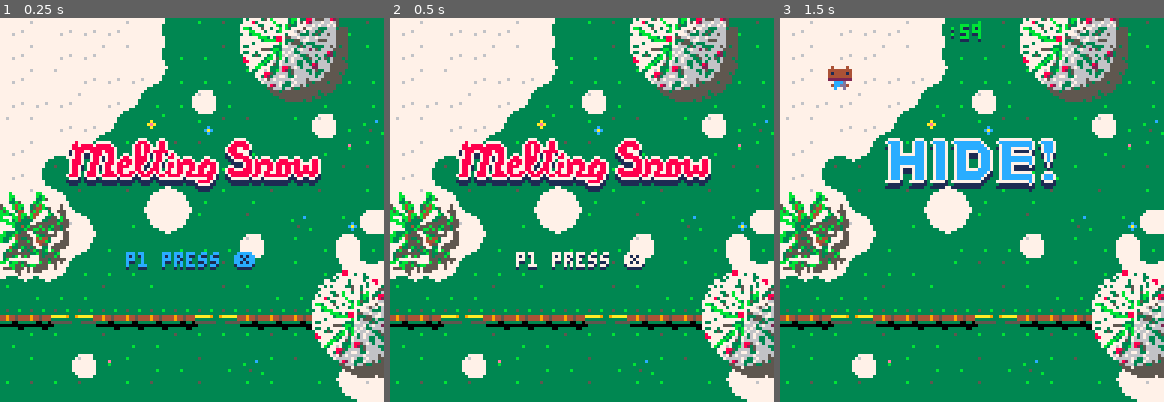
Above: before the commit, frames 1-3 (left to right).
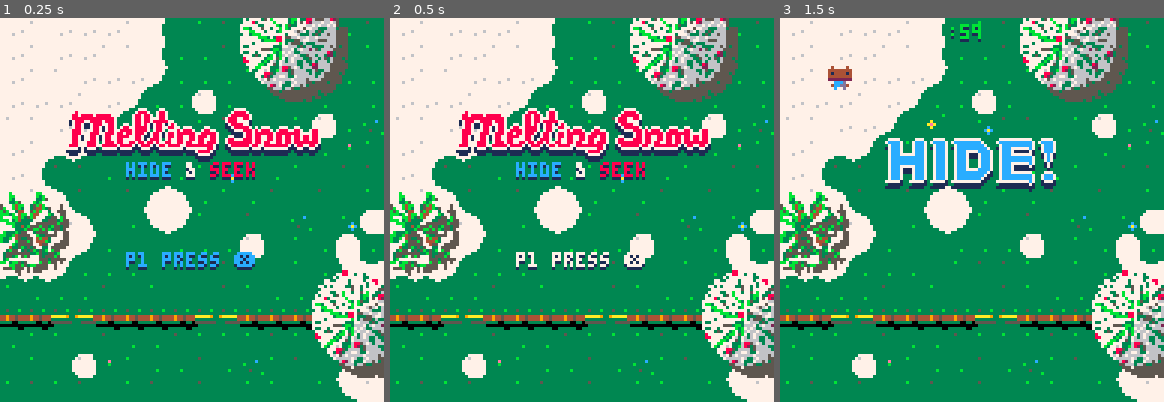
Above: after the commit, the same moments.

Repository: ElectricToy/pico-8
Game: PICO-8 cartridge snow.p8
The game is run twice, just before and just after one commit, with the same random seed, the same clock (stepped at 60 frames per second) and the same inputs.
Inputs:
- Up to frame 1 (0.25 s): no input
- Up to frame 2 (0.5 s): no input
- Up to frame 3 (1.5 s): tap X (X key) at 1.07 s

The runs differ from the first frame. In frame 1, 9.7% of the frame differs, in the area x 17-84%, y 23-46%; in frame 2, 9.7%; in frame 3, nothing differs.

Commit message:
Add hide and seek to title.

Diff:
--- a/snow.p8
+++ b/snow.p8
@@ -1259,9 +1259,17 @@
 		-- draw title
 
 		drawshadowed( 0, 2, function( x, y )
-			spr( 72, 22 + x, 40 + y, 7, 2 )
-			spr( 104, x + 22 + ( 6 * 8 + 4 ), y + 40, 5, 2 )
+			spr( 72, 22 + x, 30 + y, 7, 2 )
+			spr( 104, x + 22 + ( 6 * 8 + 4 ), y + 30, 5, 2 )
+
 		end )
+
+		-- hide and seek
+		local left = 42
+		local top = 48
+		printshadowed( "hide", left, top, 12 )
+		printshadowed( "     &", left, top, 7 )
+		printshadowed( "       seek", left, top, 8 )
 
 		drawpressxprompt( 1 )
 	end,
